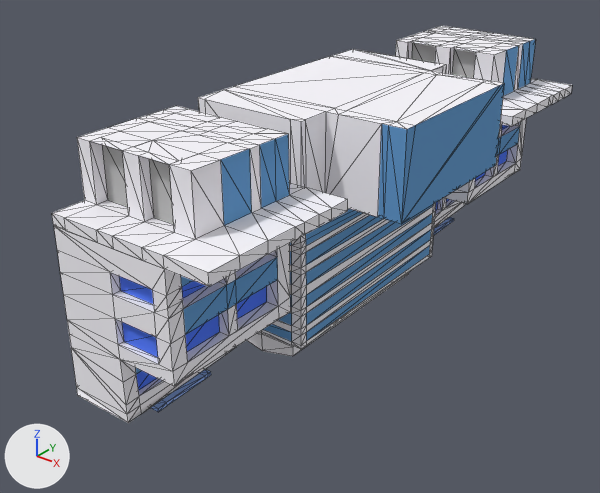
Before and after pictures for a commit that changed the glTF model src/assets/3d/building7.glb.
Both versions are drawn from a 50 mm camera at (634.0, -1051.0, 531.0) aimed at (-143.0, -79.0, -71.0). Every picture has the same lights, and +X, +Y and +Z are marked at lower left. Mesh edges are drawn as thin lines. Vertices at the same position are counted once.
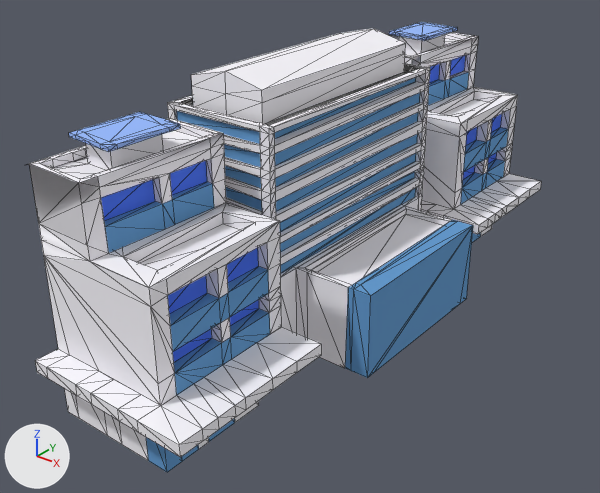
Commit message: Delete building 7 old version and Add building 7 new version in folder 3d

What differs and where, as boxes [x1, y1, x2, y2] in the pictures (600 x 493 px):
'Cube', reshaped, turned: before [52, 26, 572, 423]; after [29, 22, 541, 472]
part 1 of me_cube, built on (blue): after [168, 74, 426, 277]

What the commit changed:
me_cube is used by ob_cube; location (0.0, 0.0, 0.0).
me_cube had 939 vertices, 1880 faces and spanned x -267.0..71.0, y -481.0..546.0, z -247.0..191.0.
me_cube now has 1148 vertices, 2298 faces and spans x -267.0..71.0, y -481.0..546.0, z -247.0..191.0.
me_cube part 1: 2 vertices removed from x -266.0..-261.0, y -123.0..180.0, z 43.0; 211 vertices added at x -267.0..-70.0, y -179.0..235.0, z -190.0..183.0.
Object 'Cube' (ob_cube) turns from (0, 0, 0) to (-180, -0.1, 1) degrees about x, y and z.
